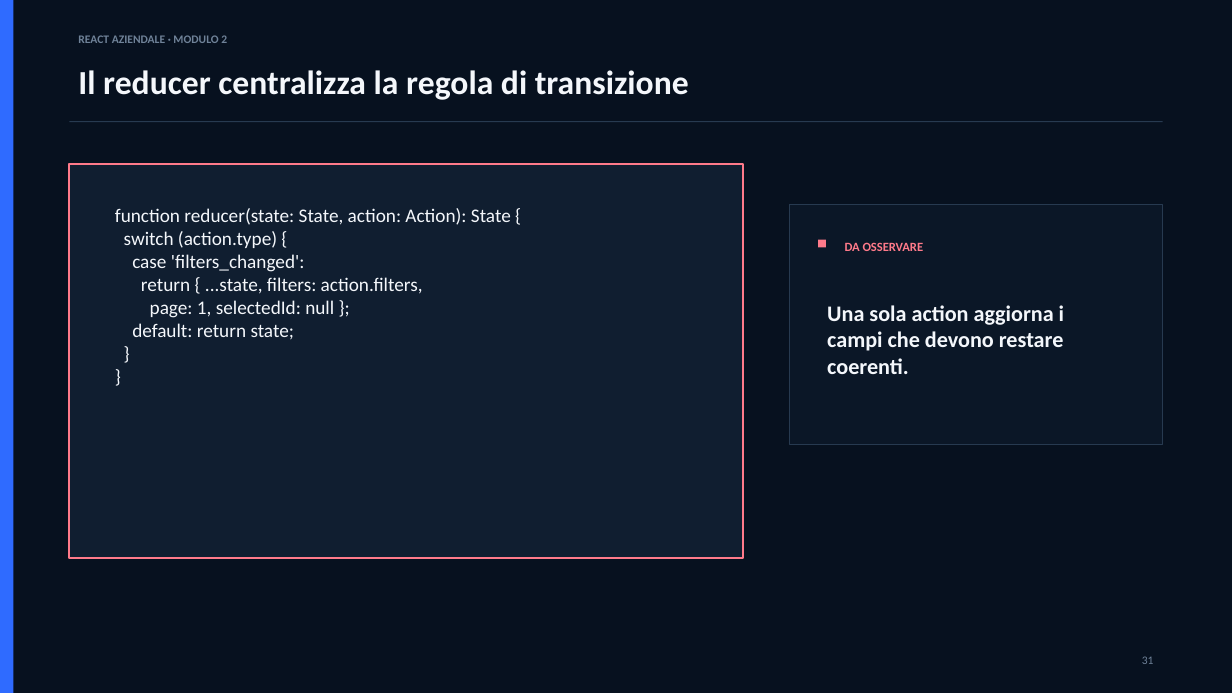
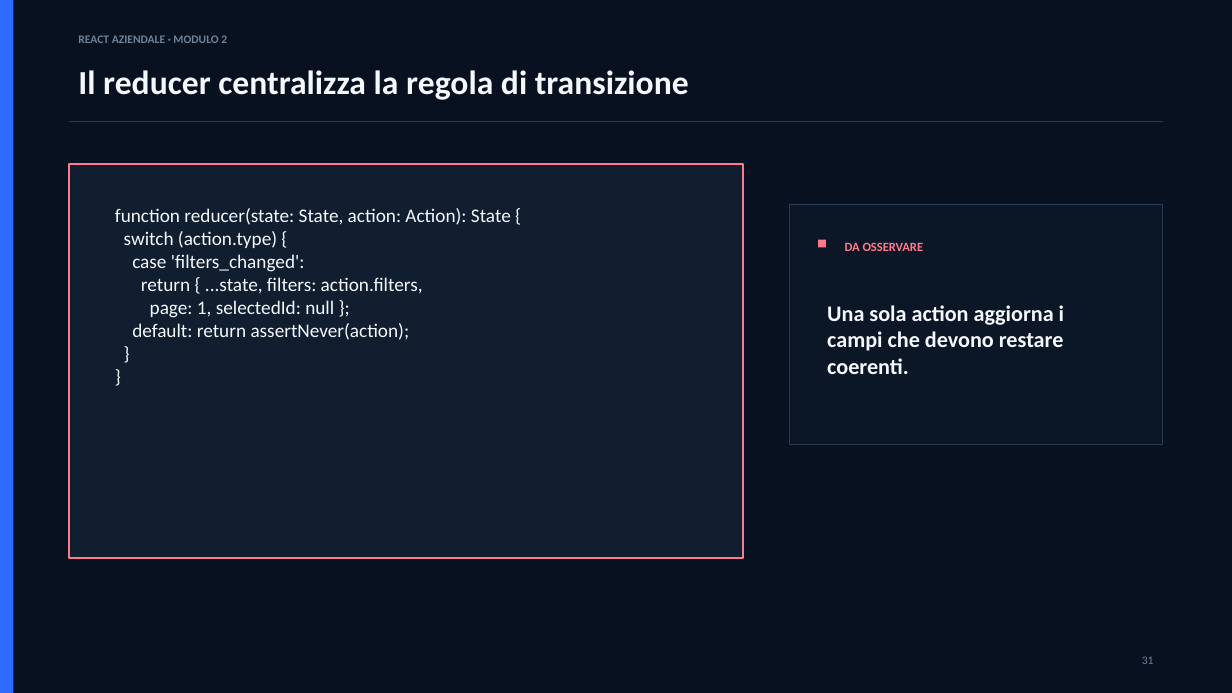
Before and after one commit to marius93rm/reactAziendale, a slide deck: slide 31 of materiali/slides/02-state-management-avanzato/Modulo_2_State_Management_Avanzato.pptx. Drawn at 1232x693 pixels with LibreOffice and Linux fonts; fonts in the diff are those of the drawing. Boxes give left, top, right and bottom in pixels: in the first picture for what was removed or moved away, otherwise in the second. Text is boxed around its words. In the diff, an @@ line names an element or a change of style, - is before the commit and + after.

Commit message:
Fix Module 2 state management deck

```diff
--- a/materiali/slides/02-state-management-avanzato/Modulo_2_State_Management_Avanzato.pptx
+++ b/materiali/slides/02-state-management-avanzato/Modulo_2_State_Management_Avanzato.pptx
@@ text at (132,323,410,340): text changed @@
-default: return state;
+default: return assertNever(action);
```
Also in this commit, not shown: 7 other slides changed.
